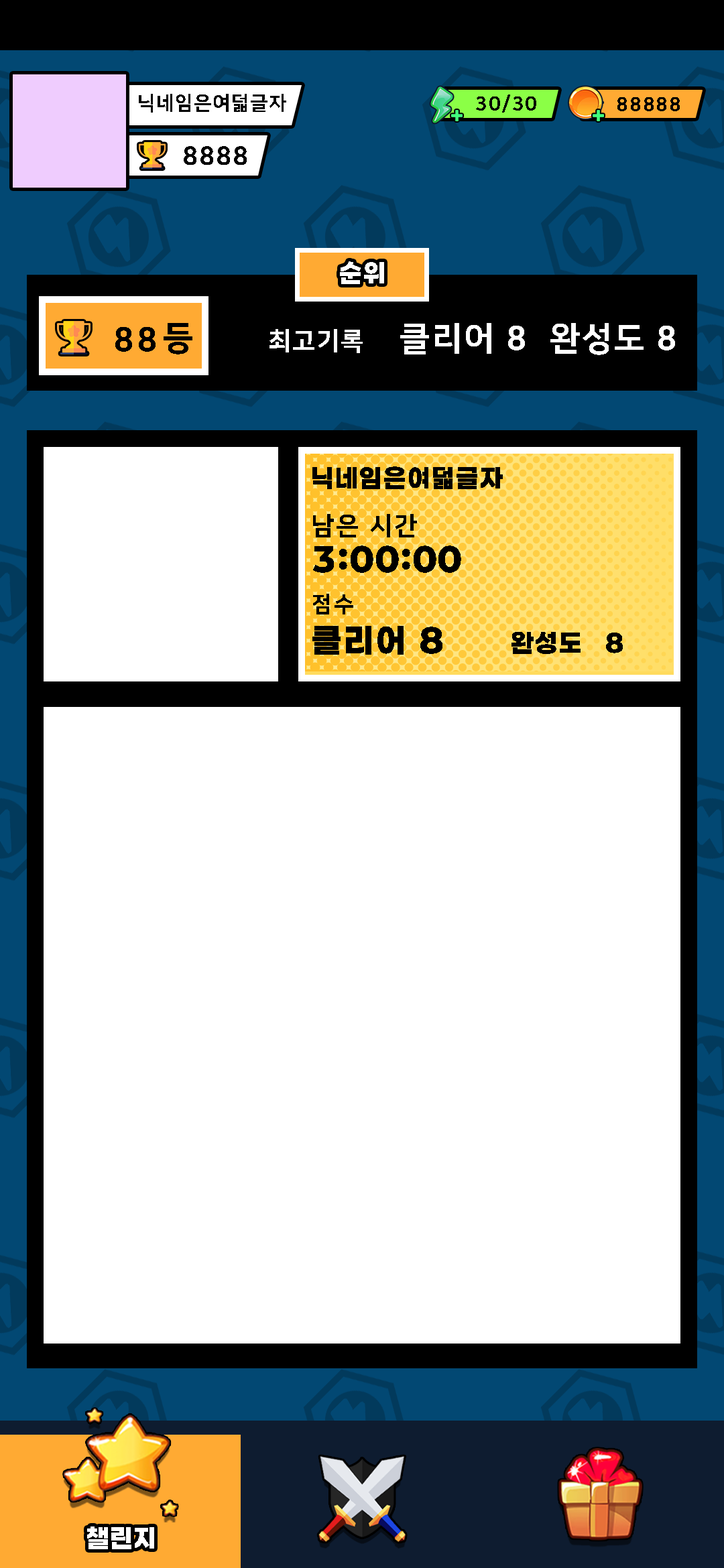
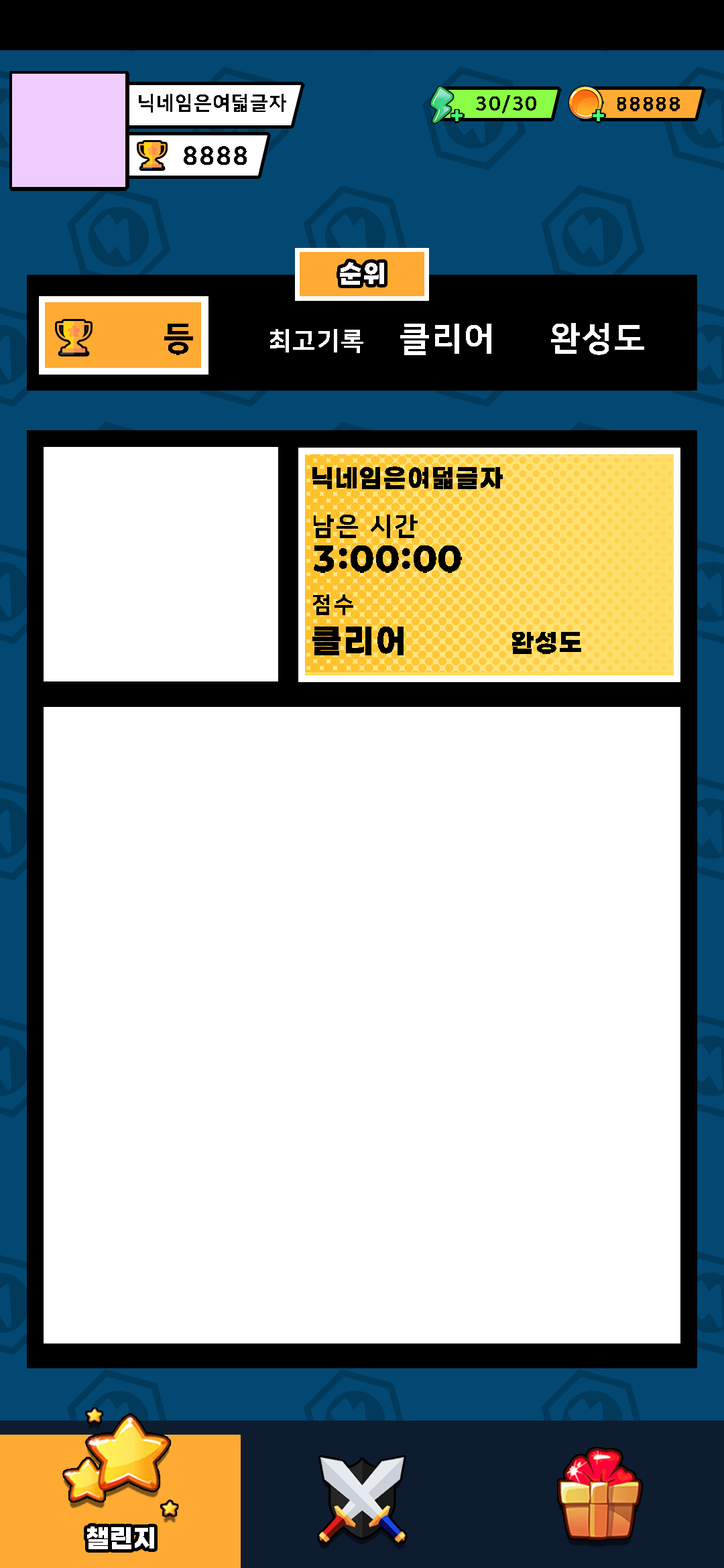
Before/after of a 724 x 1568 layered artwork. What changed in the layer stack:
removed layer "사각형 5" from group "Profile" over [12, 74, 126, 188]
added layer "PlayerIconFrame_Main" in group "Profile" over [9, 71, 130, 191]
added layer "PlayerFrame_Main" in group "Profile" over [125, 81, 305, 129]
removed group "게임보드" (13 layers) over [298, 446, 681, 683]
removed layer "Rectangle 3 copy 2" (was soft light) from group "게임보드" over [298, 446, 681, 672]
removed layer "Rectangle 3" from group "게임보드" over [298, 446, 681, 676]
removed layer "Rectangle 1" from group "게임보드" over [298, 446, 681, 683]
added group "GameBoard" (1st of 2) with 10 layers above "Rank" over [298, 446, 681, 683]
added layer "UIFrame" in group "GameBoard" over [298, 453, 681, 683]
added layer "GameBoardFrame" in group "GameBoard" over [298, 446, 681, 683]
removed group "순위" (1st of 2, in "Rank") (10 layers) from group "Rank" over [38, 251, 675, 376]
removed layer "Rectangle 16" from group "순위" over [38, 302, 209, 376]
removed layer "Rectangle 14" (1st of 2, in "Rank" › "순위") from group "순위" over [38, 274, 675, 376]
removed group "BottonTab" (8 layers) over [316, 1446, 643, 1550]
added layer "PlayerRankFrame" in group "Rank" over [38, 302, 209, 376]
added layer "RankFrame" in group "Rank" over [38, 274, 675, 376]
added group "BottomTab" with 6 layers above "BG" over [316, 1446, 643, 1550]
moved "ShopIcon" into group "BottomTab", painted on it over [556, 1446, 643, 1548]
added layer "DuelIcon" in group "BottomTab" over [316, 1455, 408, 1550]
showed "SelectFrame", moved it into group "BottomTab", painted on it over [316, 1454, 408, 1550]
removed layer "Rectangle 11" from group "BottonTab" over [316, 1446, 643, 1550]
added layer "BottomTabFrame" in group "BottomTab" over [316, 1446, 643, 1550]
removed layer "Rectangle 14" (2nd of 2, in "BG") from group "BG" over [9, 71, 705, 1550]
showed "BG" (2nd of 2, in "BG"), painted on it over [9, 71, 705, 1550]
…and 41 more changes (18 added, 23 removed)
